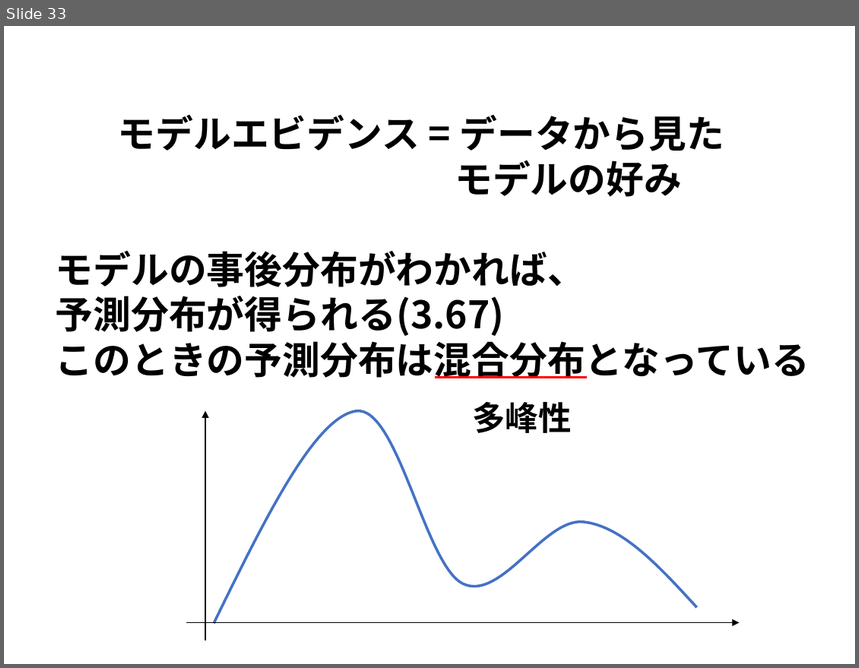
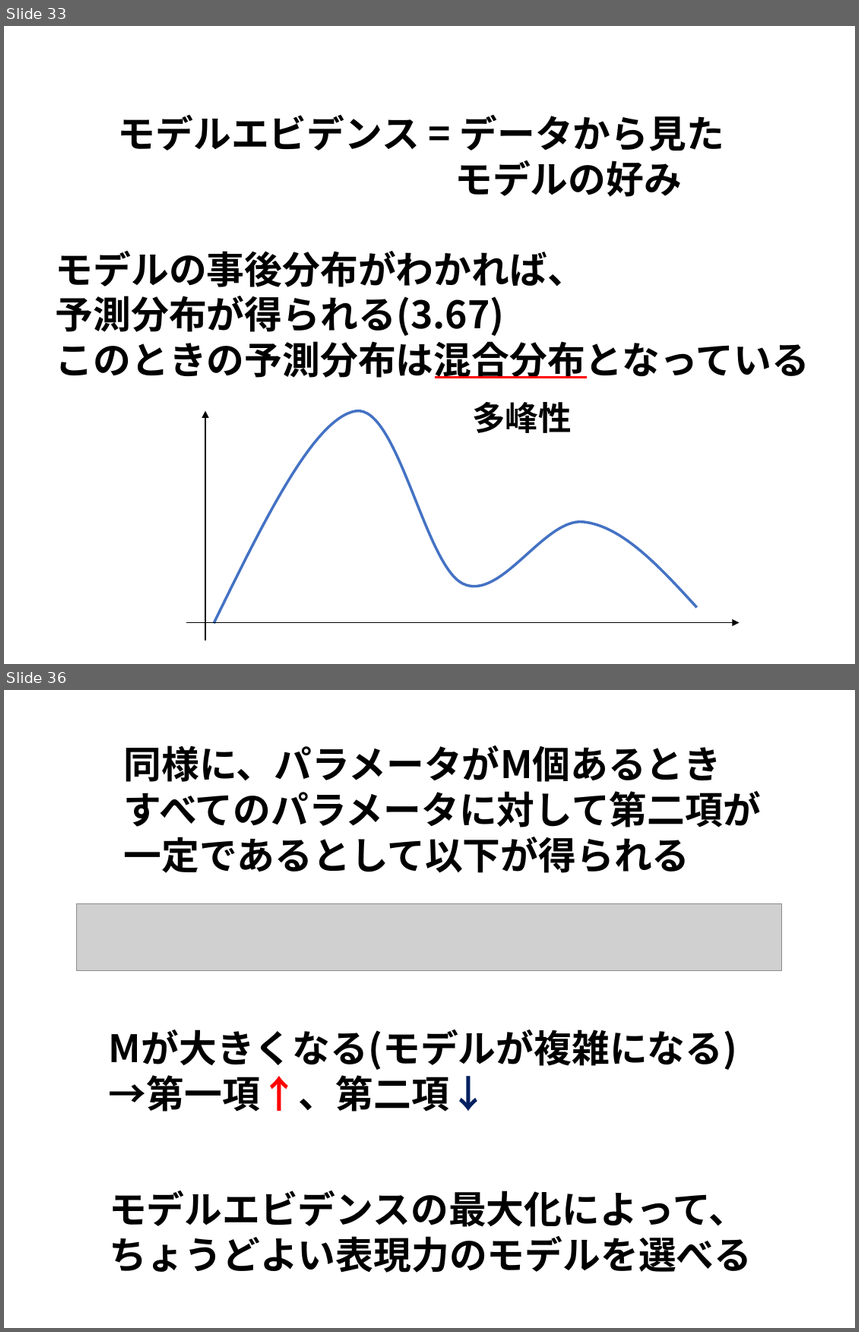
Before and after one commit to j-i-k-o/PRMLSeminar, a slide deck: 3章/PRML3章.pptx. Shown one above the other, each under a label of ours: slide 33 before the commit, slides 33 and 36 after it; the slides between them are not shown. The pictures are 859x668 and 859x1332 pixels, drawn with LibreOffice and Linux fonts; fonts in the diff are those of the drawing; grey boxes stand for pictures. Boxes give left, top, right and bottom in pixels: in the first picture for what was removed or moved away, otherwise in the second. Text is boxed around its words. In the diff, an @@ line names an element or a change of style, - is before the commit and + after.

```diff
--- a/3章/PRML3章.pptx
+++ b/3章/PRML3章.pptx
@@ slide 36 added at (4, 690, 855, 1328), background #FFFFFF @@
@@ text added at (124, 745, 761, 873), 32 pt, text #000000, bold @@
+同様に、パラメータがM個あるとき
+すべてのパラメータに対して第二項が
+一定であるとして以下が得られる
@@ picture added at (76, 904, 782, 971) @@
@@ text added at (109, 1030, 738, 1112), 32 pt, text #000000, bold @@
+Mが大きくなる(モデルが複雑になる)
+→第一項↑、第二項↓
@@ text added at (109, 1191, 753, 1273), 32 pt, text #000000, bold @@
+モデルエビデンスの最大化によって、
+ちょうどよい表現力のモデルを選べる
```
Also in this commit, not shown: 15 other slides added, 1 slide removed, 2 other files.
